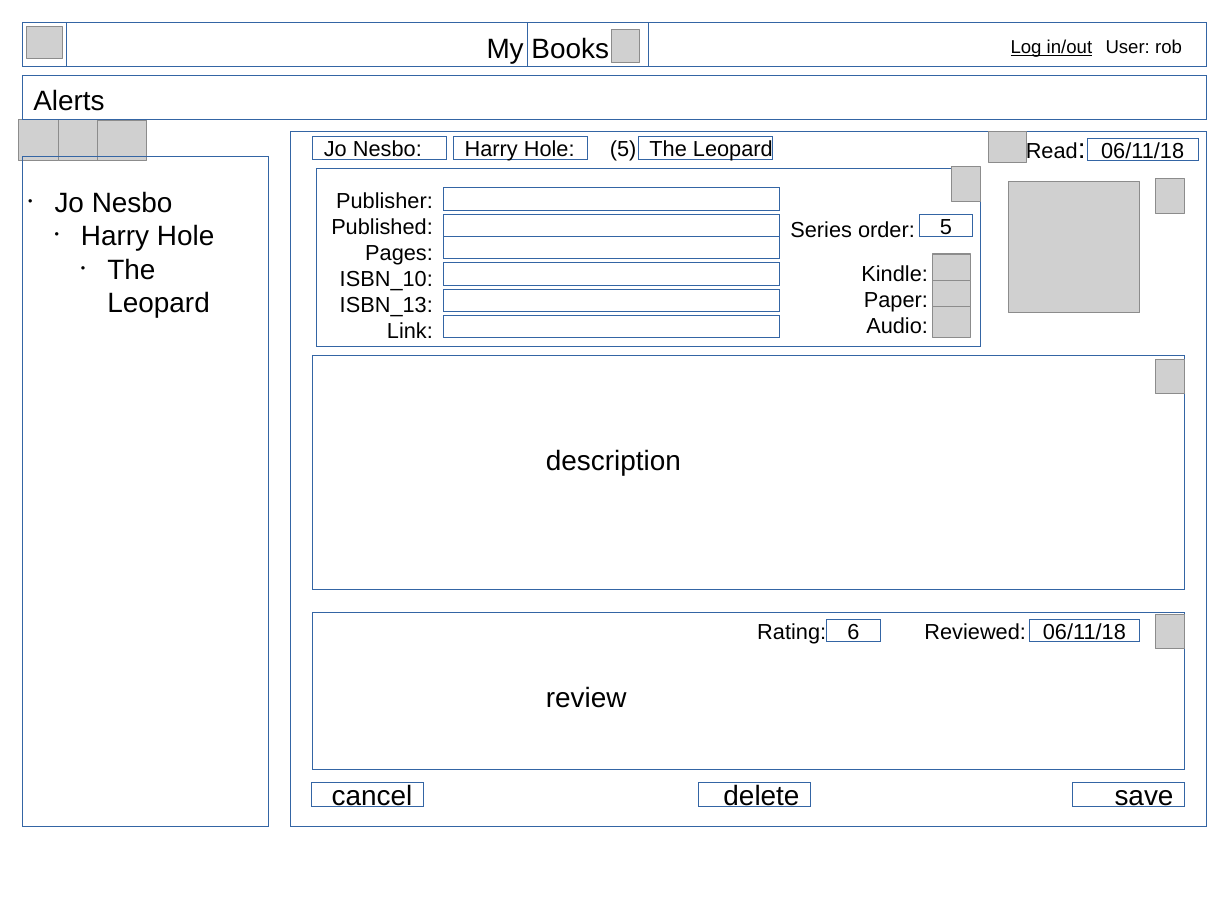
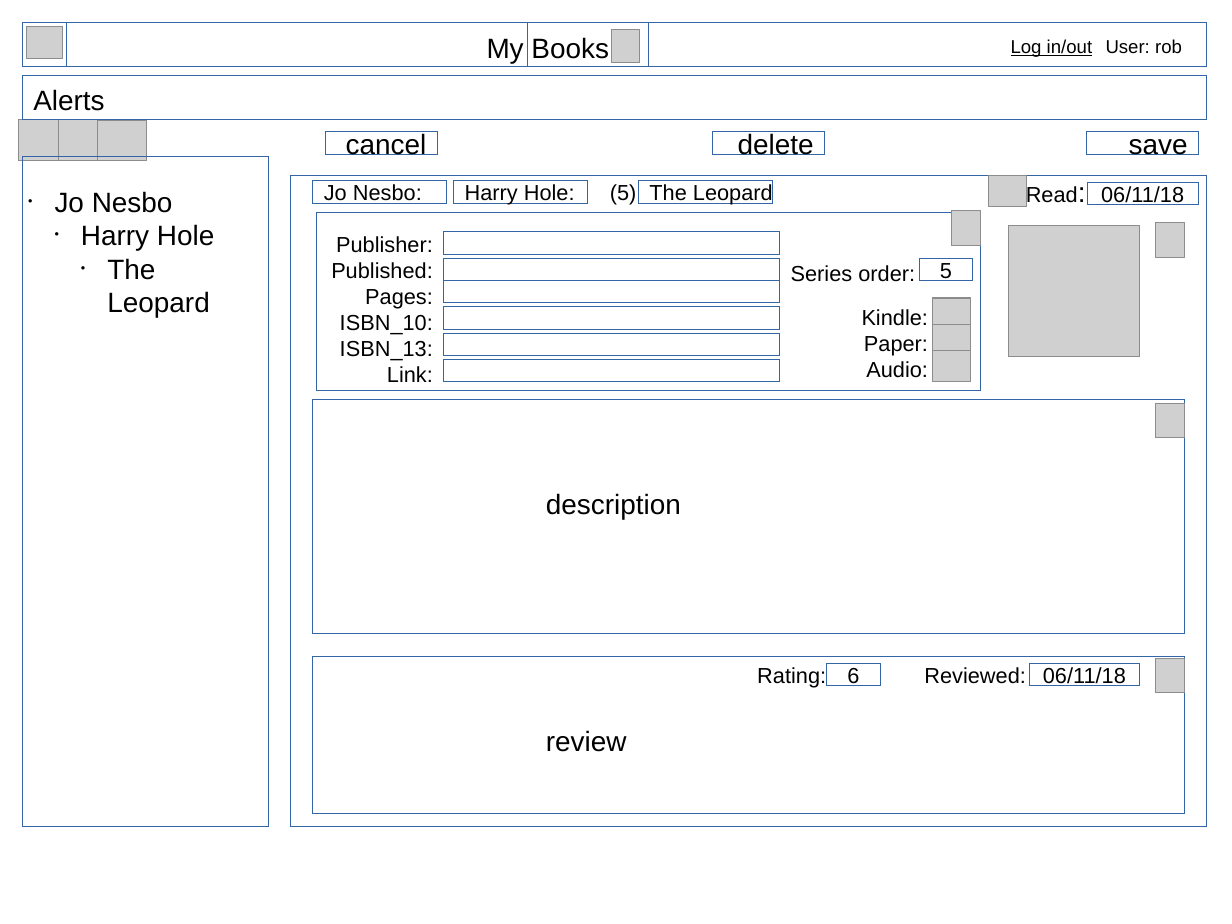
Before and after one commit to grovesr/my-things-client, a slide deck: slide 1 of docs/client_mockup_071718.odp. Drawn at 1232x924 pixels with LibreOffice and Linux fonts; fonts in the diff are those of the drawing; grey boxes stand for pictures. Boxes give left, top, right and bottom in pixels: in the first picture for what was removed or moved away, otherwise in the second. Text is boxed around its words. In the diff, an @@ line names an element or a change of style, - is before the commit and + after.

```diff
--- a/docs/client_mockup_071718.odp
+++ b/docs/client_mockup_071718.odp
@@ 3 rectangles moved together from (x1=312, y1=783, x2=1185, y2=806) to (x1=325, y1=131, x2=1200, y2=154) @@
@@ rectangle resized from (x1=291, y1=132, x2=1207, y2=827) to (x1=291, y1=176, x2=1207, y2=826) @@
@@ 17 rectangles, 9 pictures, 8 texts moved together from (x1=313, y1=132, x2=1198, y2=770) to (x1=313, y1=176, x2=1198, y2=814) @@
```
Also in this commit, not shown: 5 other files.
